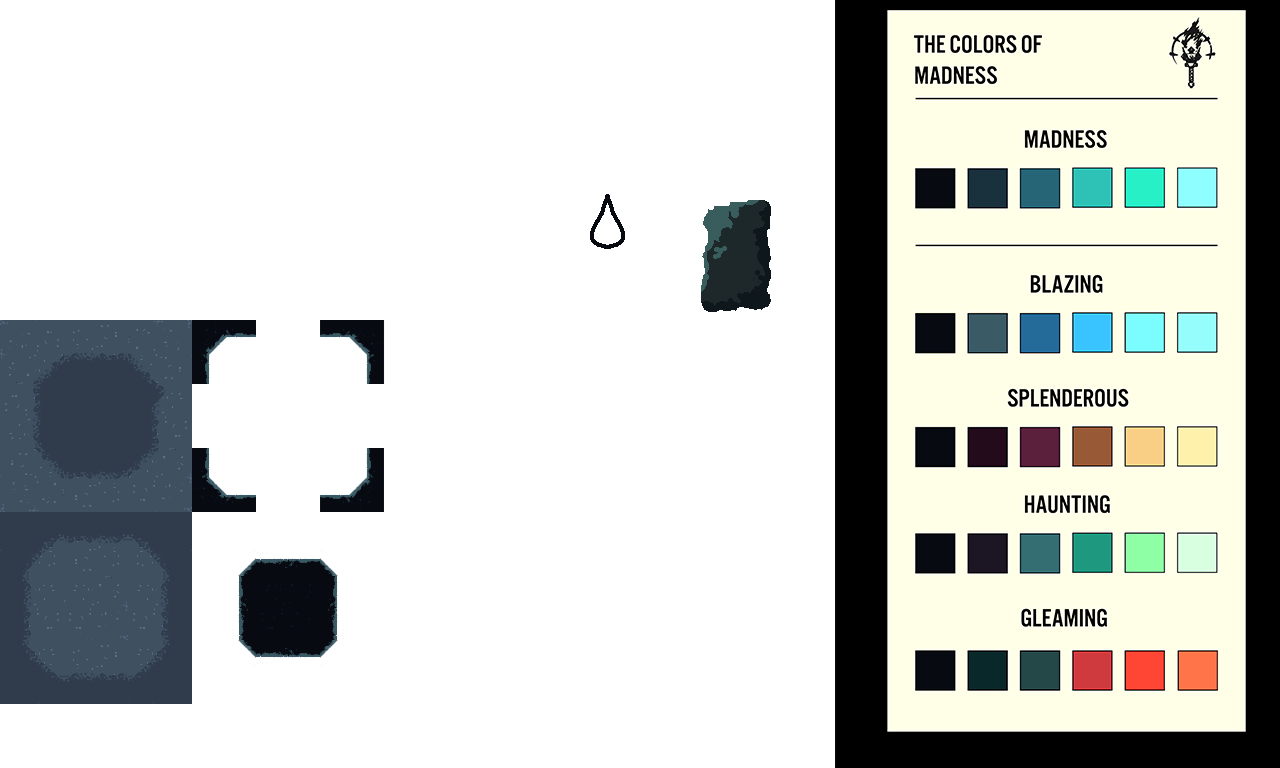
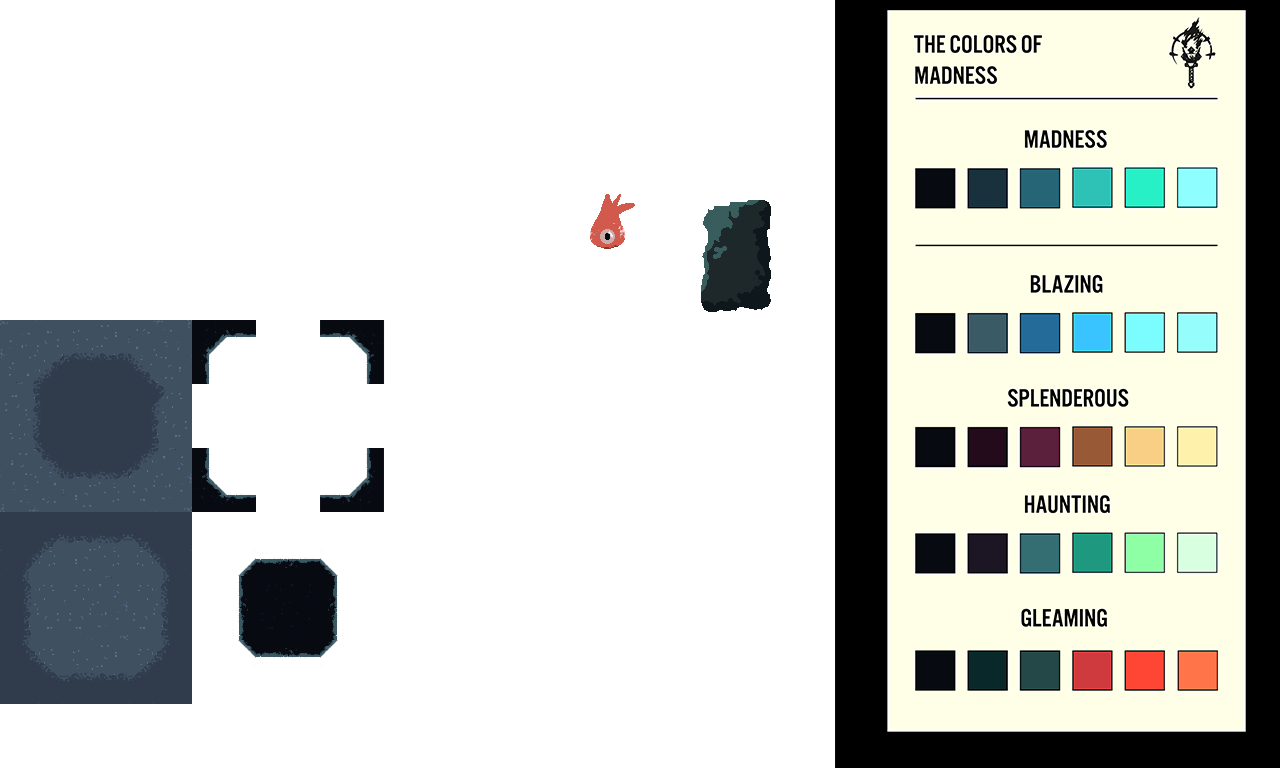
Layers edited between the first and the second w=1280, h=768 image:
added layer "3" above "2" over left=590, top=203, right=635, bottom=249
added layer "2" above "1" over left=590, top=194, right=625, bottom=249
renamed "Layer 4" to "1", painted on it over left=590, top=194, right=625, bottom=249
hid "Background" over left=590, top=194, right=635, bottom=249
